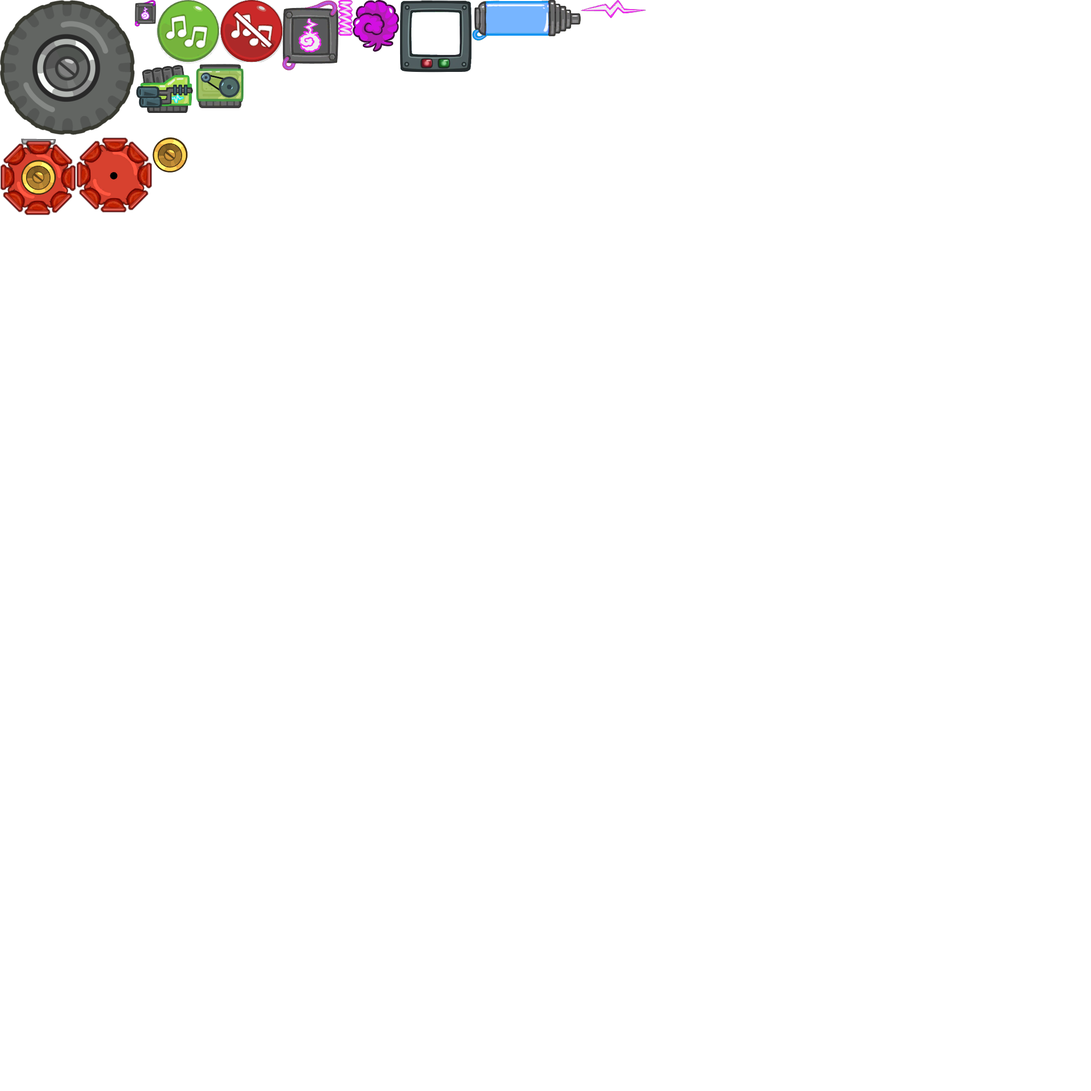
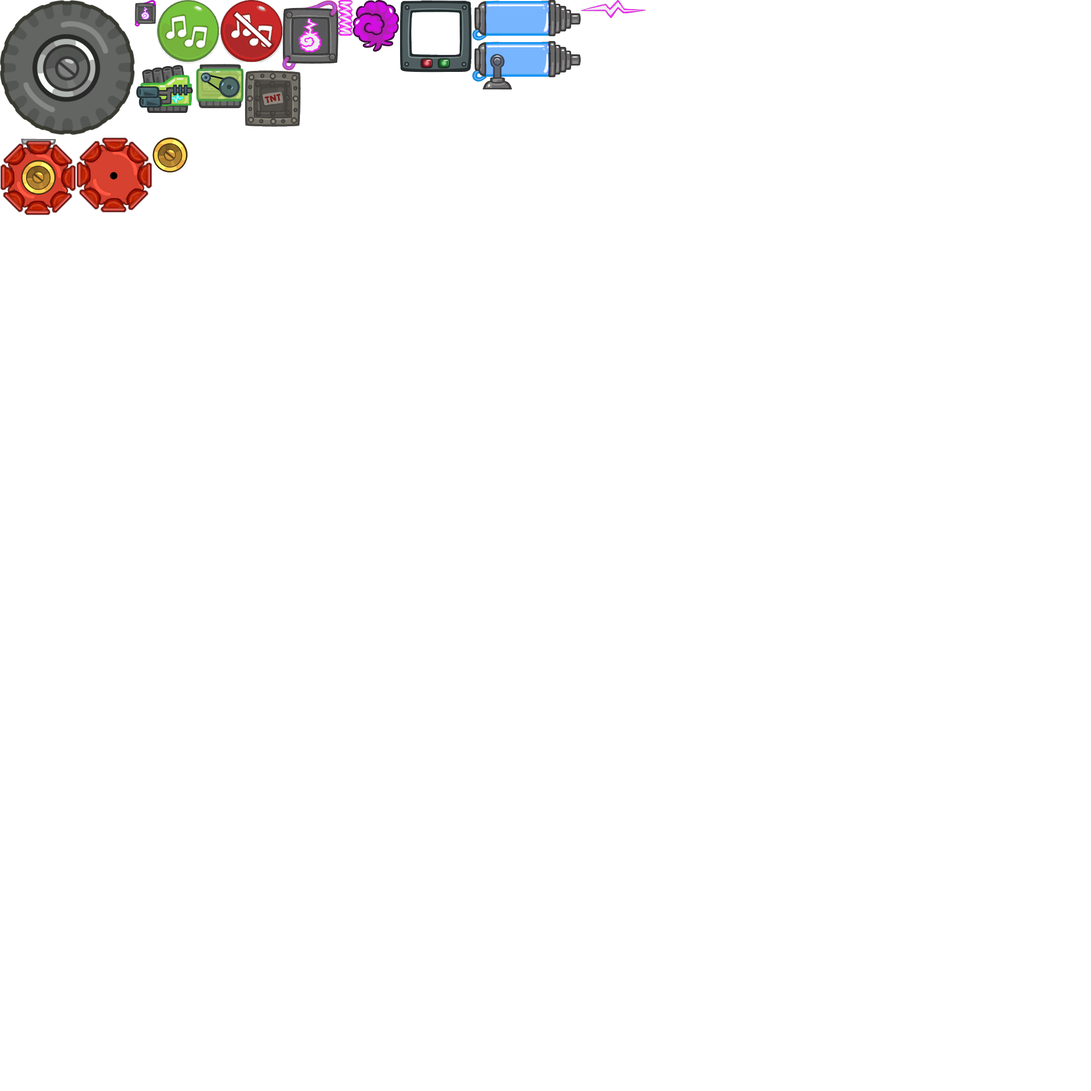
Comparing the layer stacks of the two (1091, 1091) images. Changes:
added layer "Grand TNT" above "Alien Engine" over [left=245, top=70, right=302, bottom=127]
added layer "Large Exploding Grappling Hook Icon" above "Large Exploding Grappling Hook" over [left=472, top=41, right=581, bottom=90]
